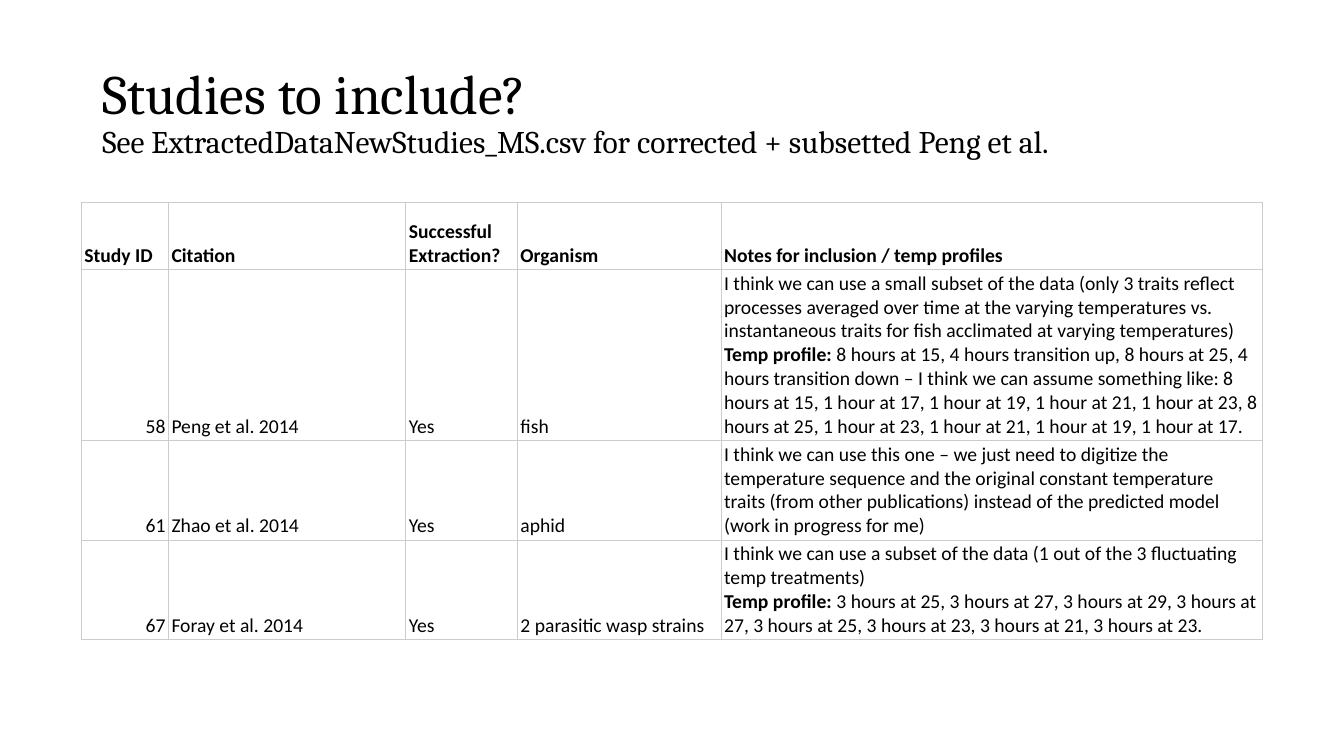
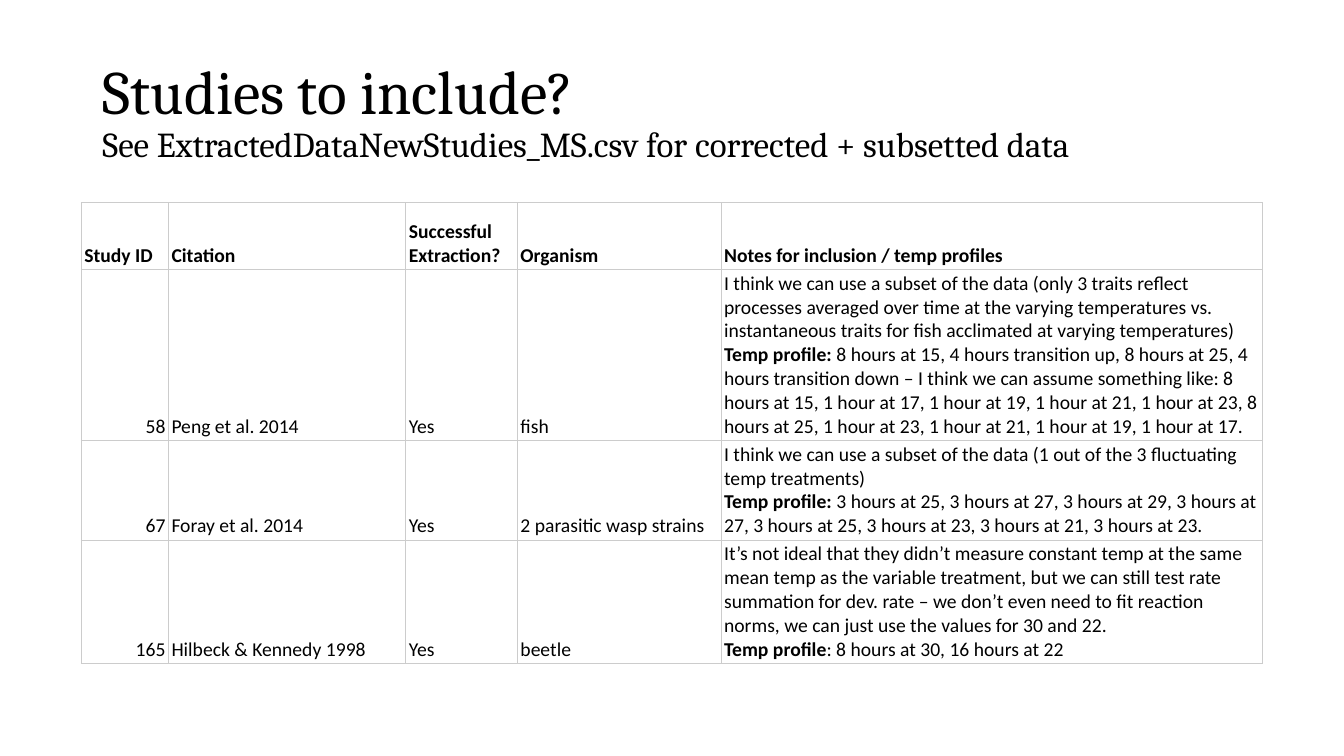
Before and after one commit to JoeyBernhardt/vectorbite-rate-summation, a slide deck: slide 4 of VBite2019_WGPres.pptx. Drawn at 1344x756 pixels with LibreOffice and Linux fonts; fonts in the diff are those of the drawing. Boxes give left, top, right and bottom in pixels: in the first picture for what was removed or moved away, otherwise in the second. Text is boxed around its words. In the diff, an @@ line names an element or a change of style, - is before the commit and + after.

Commit message:
Updated extracted data and ppt presentation

```diff
--- a/VBite2019_WGPres.pptx
+++ b/VBite2019_WGPres.pptx
@@ title at bbox=[102, 71, 1069, 161]: text changed; size 22.5 to 25 pt @@
-Studies to include?
-See ExtractedDataNewStudies_MS.csv for corrected + subsetted Peng et al.
+Studies to include?
+See ExtractedDataNewStudies_MS.csv for corrected + subsetted data
@@ table at bbox=[82, 203, 1263, 663] @@
-row 2: 58 | Peng et al. 2014 | Yes | fish | I think we can use a small subset of the data (only 3 traits reflect processes averaged over time at the varying temperatures vs. instantaneous traits for fish acclimated at varying temperatures) / Temp profile: 8 hours at 15, 4 hours transition up, 8 hours at 25, 4 hours transition down – I think we can assume something like: 8 hours at 15, 1 hour at 17, 1 hour at 19, 1 hour at 21, 1 hour at 23, 8 hours at 25, 1 hour at 23, 1 hour at 21, 1 hour at 19, 1 hour at 17.
-row 3: 61 | Zhao et al. 2014 | Yes | aphid | I think we can use this one – we just need to digitize the temperature sequence and the original constant temperature traits (from other publications) instead of the predicted model (work in progress for me)
+row 2: 58 | Peng et al. 2014 | Yes | fish | I think we can use a subset of the data (only 3 traits reflect processes averaged over time at the varying temperatures vs. instantaneous traits for fish acclimated at varying temperatures) / Temp profile: 8 hours at 15, 4 hours transition up, 8 hours at 25, 4 hours transition down – I think we can assume something like: 8 hours at 15, 1 hour at 17, 1 hour at 19, 1 hour at 21, 1 hour at 23, 8 hours at 25, 1 hour at 23, 1 hour at 21, 1 hour at 19, 1 hour at 17.
+row 4: 165 | Hilbeck & Kennedy 1998 | Yes | beetle | It’s not ideal that they didn’t measure constant temp at the same mean temp as the variable treatment, but we can still test rate summation for dev. rate – we don’t even need to fit reaction norms, we can just use the values for 30 and 22. / Temp profile: 8 hours at 30, 16 hours at 22
```
Also in this commit, not shown: 2 other slides changed, 1 other file.
